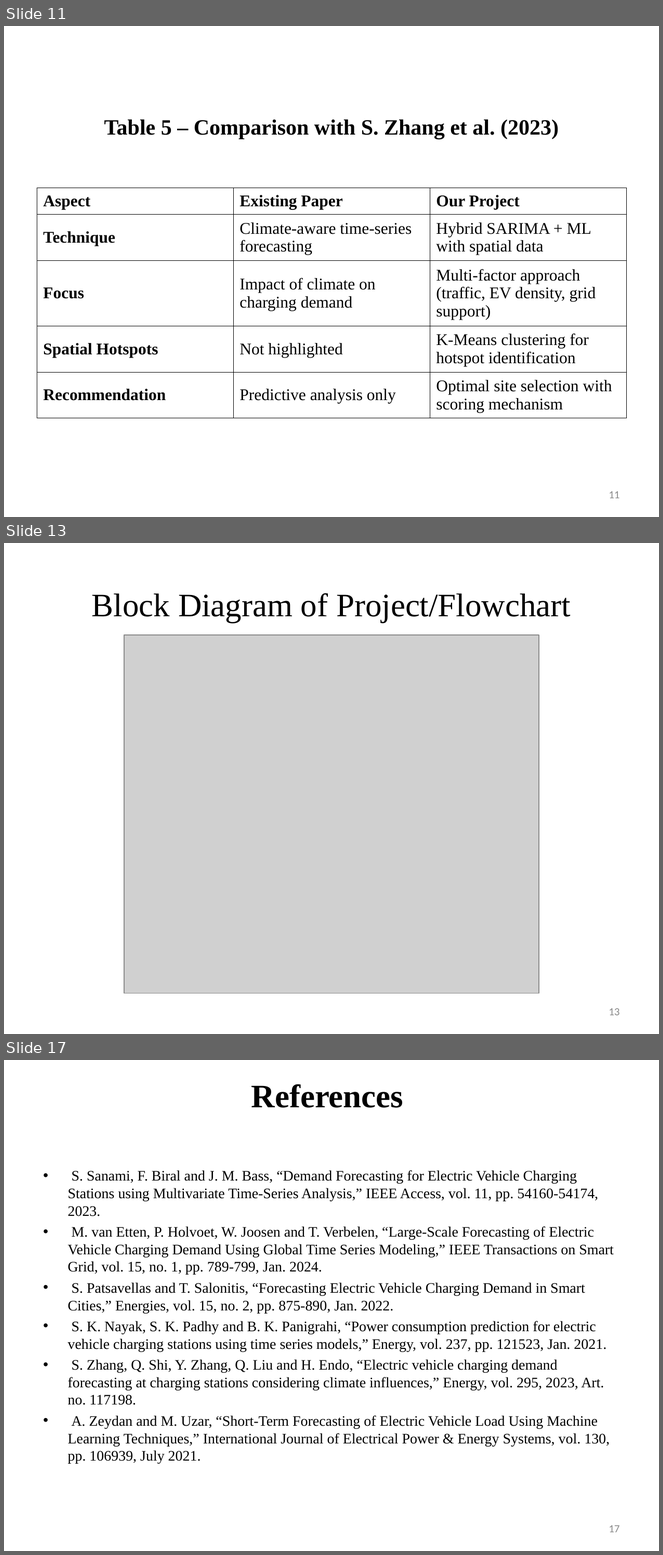
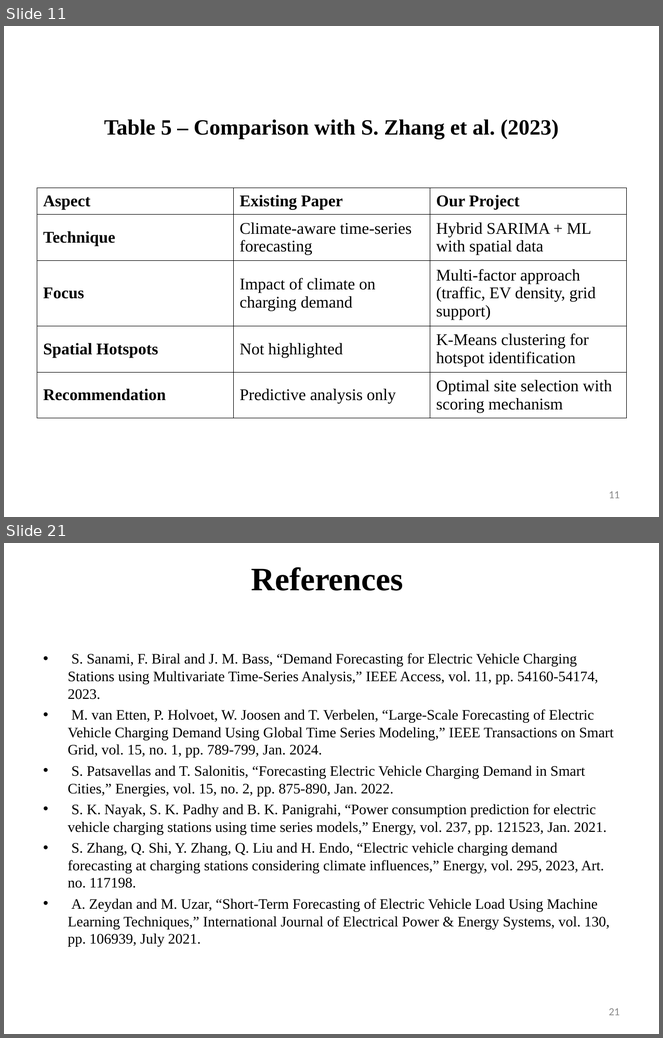
Before and after one commit to TirthDhandhukia30/EVision, a slide deck: Models/Topic 1- EVision.ppt. Shown one above the other, each under a label of ours: slides 11, 13 and 17 before the commit, slides 11 and 21 after it; the slides between them are not shown. The pictures are 663x1555 and 663x1038 pixels, drawn with LibreOffice and Linux fonts; fonts in the diff are those of the drawing; grey boxes stand for pictures. Boxes give left, top, right and bottom in pixels: in the first picture for what was removed or moved away, otherwise in the second. Text is boxed around its words. In the diff, an @@ line names an element or a change of style, - is before the commit and + after.

```diff
--- a/Models/Topic 1- EVision.ppt
+++ b/Models/Topic 1- EVision.ppt
@@ slide 13 removed at (4, 543, 659, 1034), background #FFFFFF at 50% opacity @@
@@ title removed at (92, 593, 571, 623) @@
-Block Diagram of Project/Flowchart
@@ picture removed at (124, 635, 539, 993) @@
@@ page number removed at (609, 1008, 620, 1016) @@
-13
@@ what was slide 17 is now slide 21 @@
@@ page number at (609, 1008, 620, 1016): text changed @@
-17
+21
```
Also in this commit, not shown: 7 slides changed, 6 slides added, 2 other slides removed, 29 other files.
